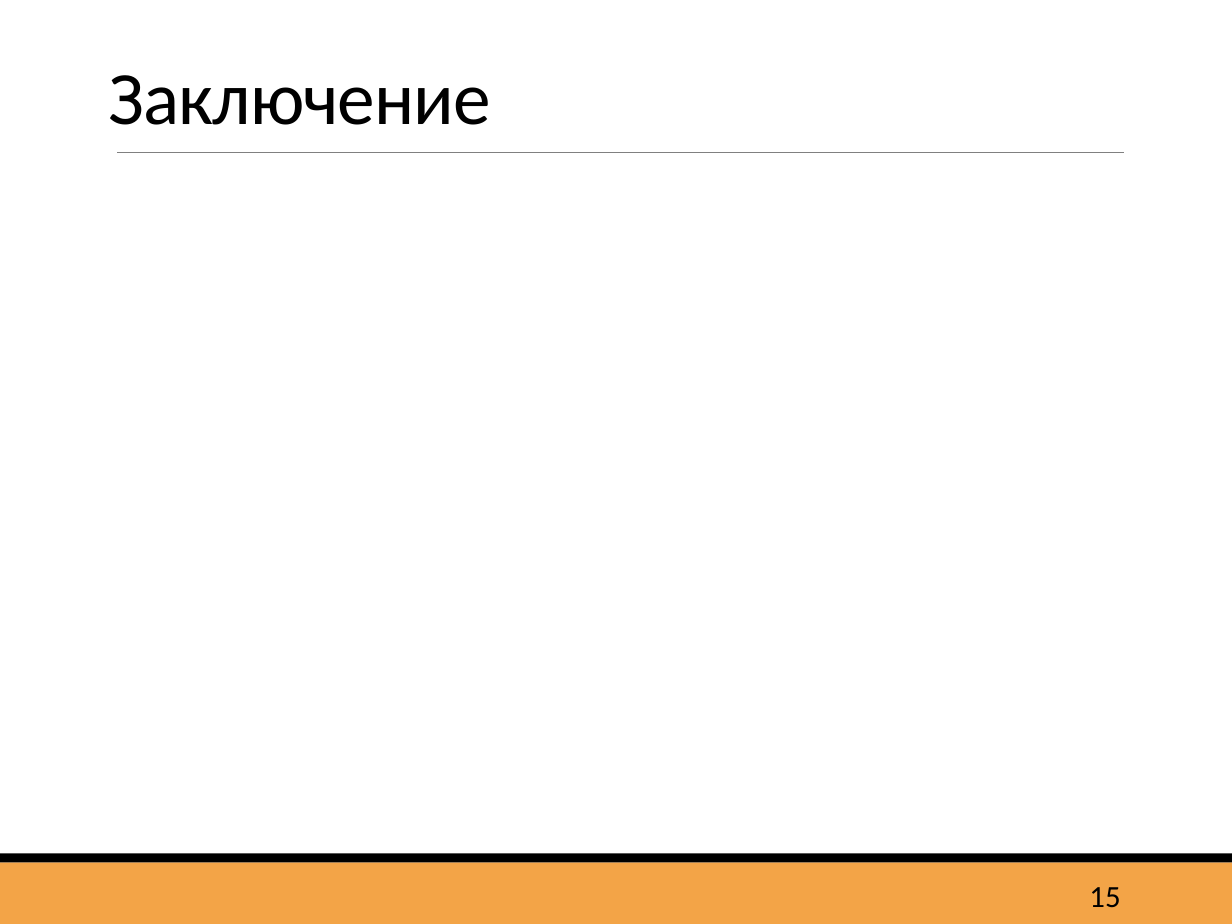
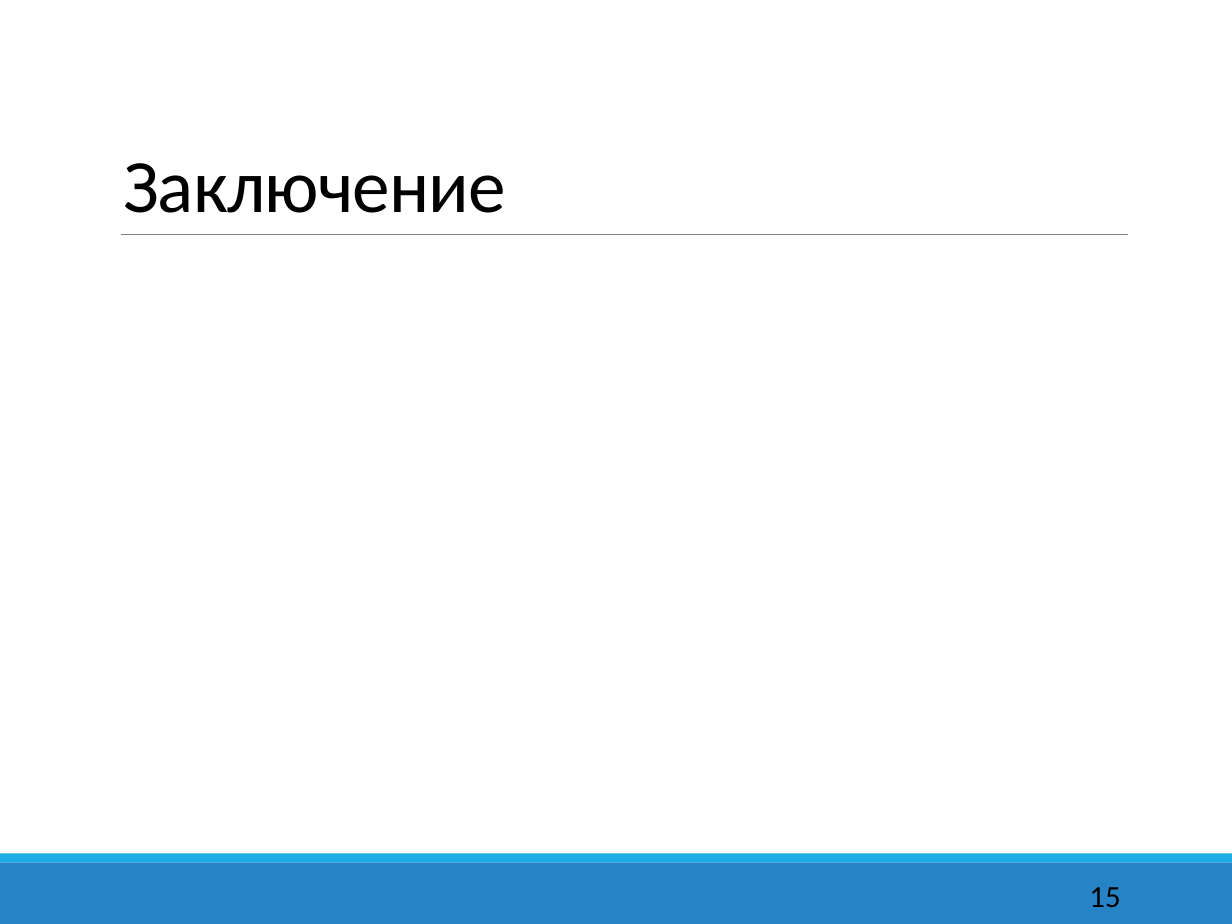
Before and after one commit to Zheki4S/Adaptive_modulation, a slide deck: slide 15 of Presentation_Simonov.PPTX. Drawn at 1232x924 pixels with LibreOffice and Linux fonts; fonts in the diff are those of the drawing. Boxes give left, top, right and bottom in pixels: in the first picture for what was removed or moved away, otherwise in the second. Text is boxed around its words. In the diff, an @@ line names an element or a change of style, - is before the commit and + after.

```diff
--- a/Presentation_Simonov.PPTX
+++ b/Presentation_Simonov.PPTX
@@ title "Заключение": place and size @@
-title "Заключение" at box(108, 75, 491, 125)
+title "Заключение" at box(123, 163, 506, 213)
@@ line moved from (117, 152) - (1124, 152) to (121, 234) - (1127, 234) @@
@@ rectangle at box(0, 862, 1232, 924): fill #F3A447 to #2683C6 @@
@@ rectangle at box(0, 854, 1232, 862): fill #000000 to #1CADE4 @@
```
Also in this commit, not shown: 15 other slides changed.
